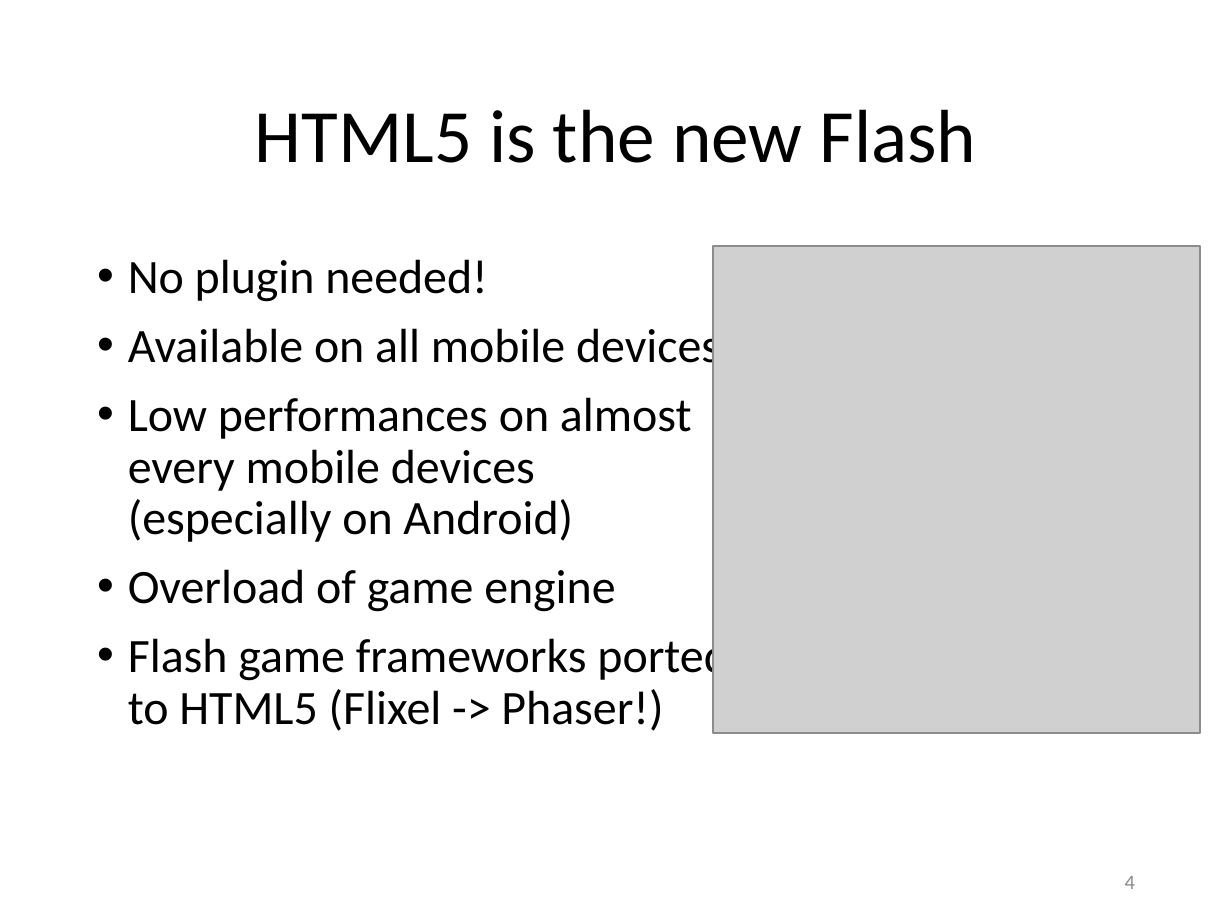
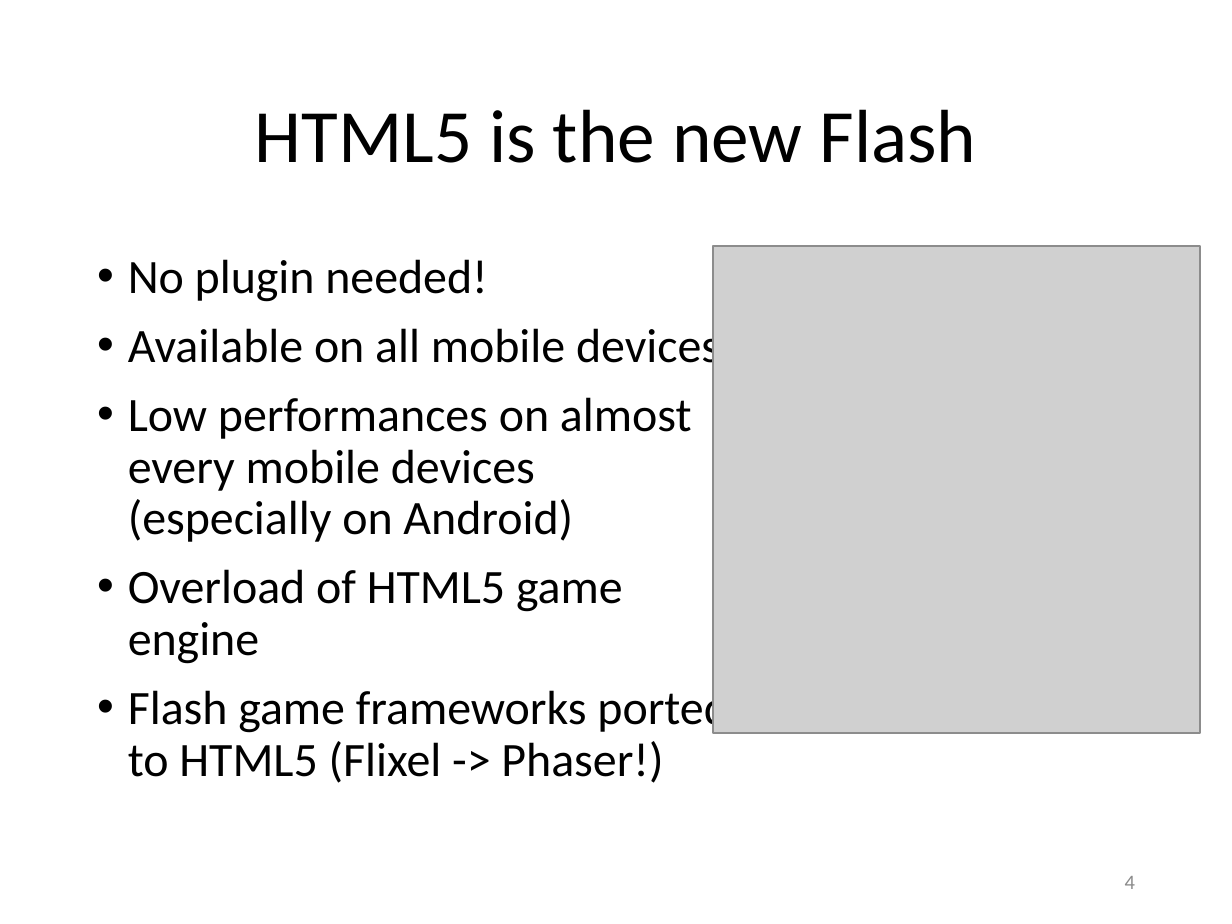
Before and after one commit to Lotti/codemotion2014, a slide deck: slide 4 of codemotion.pptx. Drawn at 1232x924 pixels with LibreOffice and Linux fonts; fonts in the diff are those of the drawing; grey boxes stand for pictures; background and template pictures are left out. Boxes give left, top, right and bottom in pixels: in the first picture for what was removed or moved away, otherwise in the second. Text is boxed around its words. In the diff, an @@ line names an element or a change of style, - is before the commit and + after.

```diff
--- a/codemotion.pptx
+++ b/codemotion.pptx
@@ text at [128,569,623,664]: text changed @@
-• Overload of game engine
+• Overload of HTML5 game engine
```
Also in this commit, not shown: 7 other slides changed, 9 other files.
